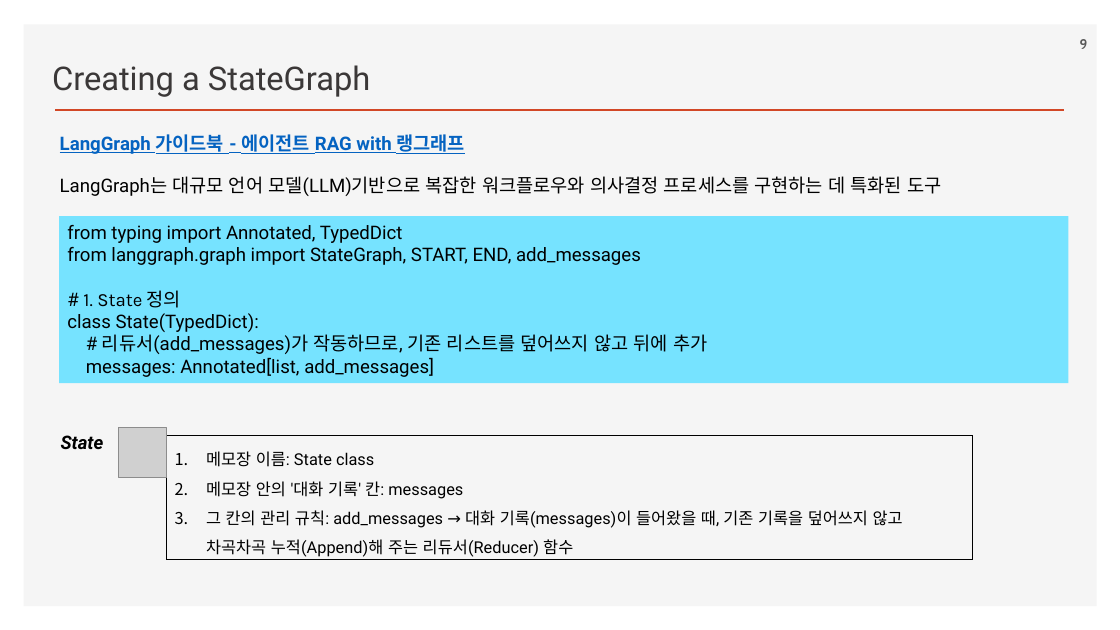
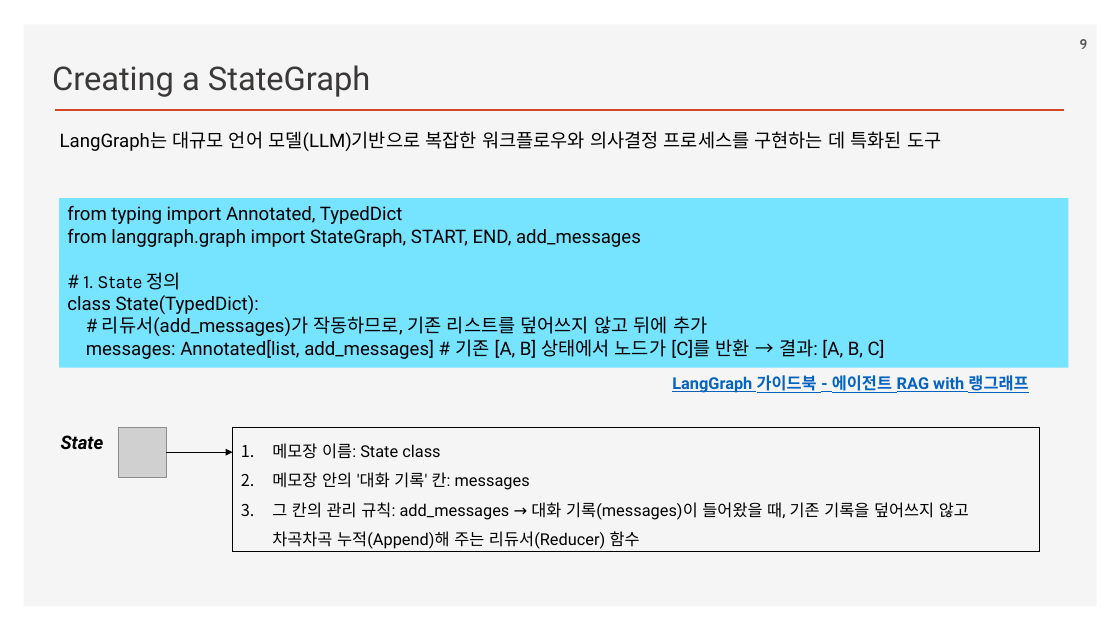
Before and after one commit to ancestor9/2026_Fall_Learning-Langchain-AI-Agent, a slide deck: slide 9 of ppts/CHAPTER 4 Using LangGraph to Add Memory to Your Chatbot.pptx. Drawn at 1120x630 pixels with LibreOffice and Linux fonts; fonts in the diff are those of the drawing; grey boxes stand for pictures; background and template pictures are left out. Boxes give left, top, right and bottom in pixels: in the first picture for what was removed or moved away, otherwise in the second. Text is boxed around its words. In the diff, an @@ line names an element or a change of style, - is before the commit and + after.

```diff
--- a/ppts/CHAPTER 4 Using LangGraph to Add Memory to Your Chatbot.pptx
+++ b/ppts/CHAPTER 4 Using LangGraph to Add Memory to Your Chatbot.pptx
@@ text "LangGraph는 대규모 언어 모델(LLM)기반으로 복잡한 ...": place and size @@
-text "LangGraph는 대규모 언어 모델(LLM)기반으로 복잡한 ..." at box(60, 176, 941, 196)
+text "LangGraph는 대규모 언어 모델(LLM)기반으로 복잡한 ..." at box(60, 131, 941, 151)
@@ rectangle "from typing import Annotated, TypedDict": place and size @@
-rectangle "from typing import Annotated, TypedDict" at box(59, 216, 1069, 383)
+rectangle "from typing import Annotated, TypedDict" at box(59, 198, 1069, 368)
@@ text in rectangle at box(86, 339, 885, 359): text changed @@
-messages: Annotated[list, add_messages]
+messages: Annotated[list, add_messages] # 기존 [A, B] 상태에서 노드가 [C]를 반환 → 결과: [A, B, C]
@@ text "LangGraph 가이드북 - 에이전트 RAG ...": place and size @@
-text "LangGraph 가이드북 - 에이전트 RAG ..." at box(60, 134, 464, 154)
+text "LangGraph 가이드북 - 에이전트 RAG ..." at box(672, 375, 1028, 393)
@@ text "LangGraph 가이드북 - 에이전트 RAG ..." at box(672, 375, 1028, 393): size 16 to 14 pt @@
@@ rectangle "메모장 이름: State class": place and size @@
-rectangle "메모장 이름: State class" at box(166, 435, 973, 560)
+rectangle "메모장 이름: State class" at box(233, 428, 1039, 552)
@@ arrow added from (166, 452) to (233, 452), #000000 0.5 pt @@
```
Also in this commit, not shown: 3 other slides changed.
